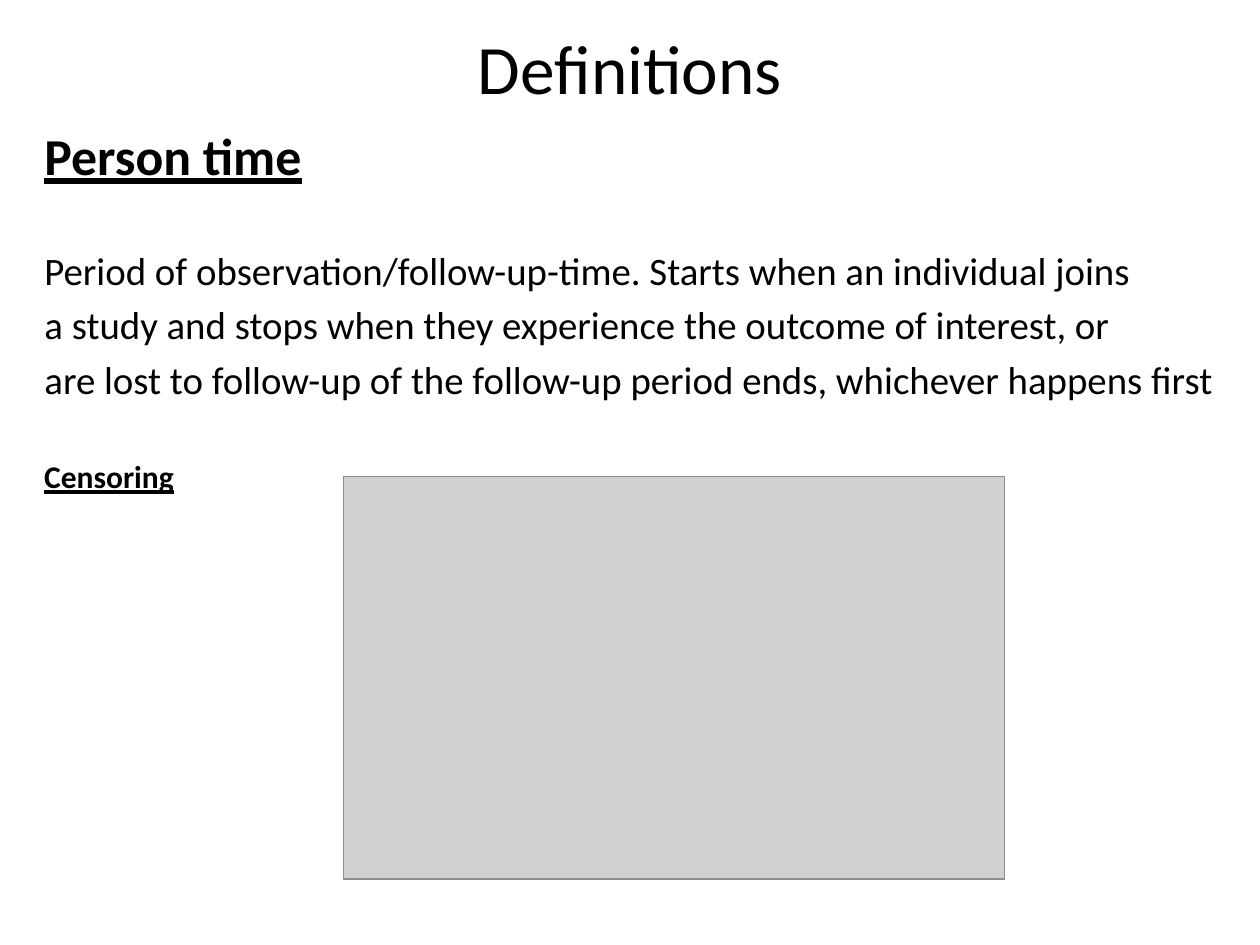
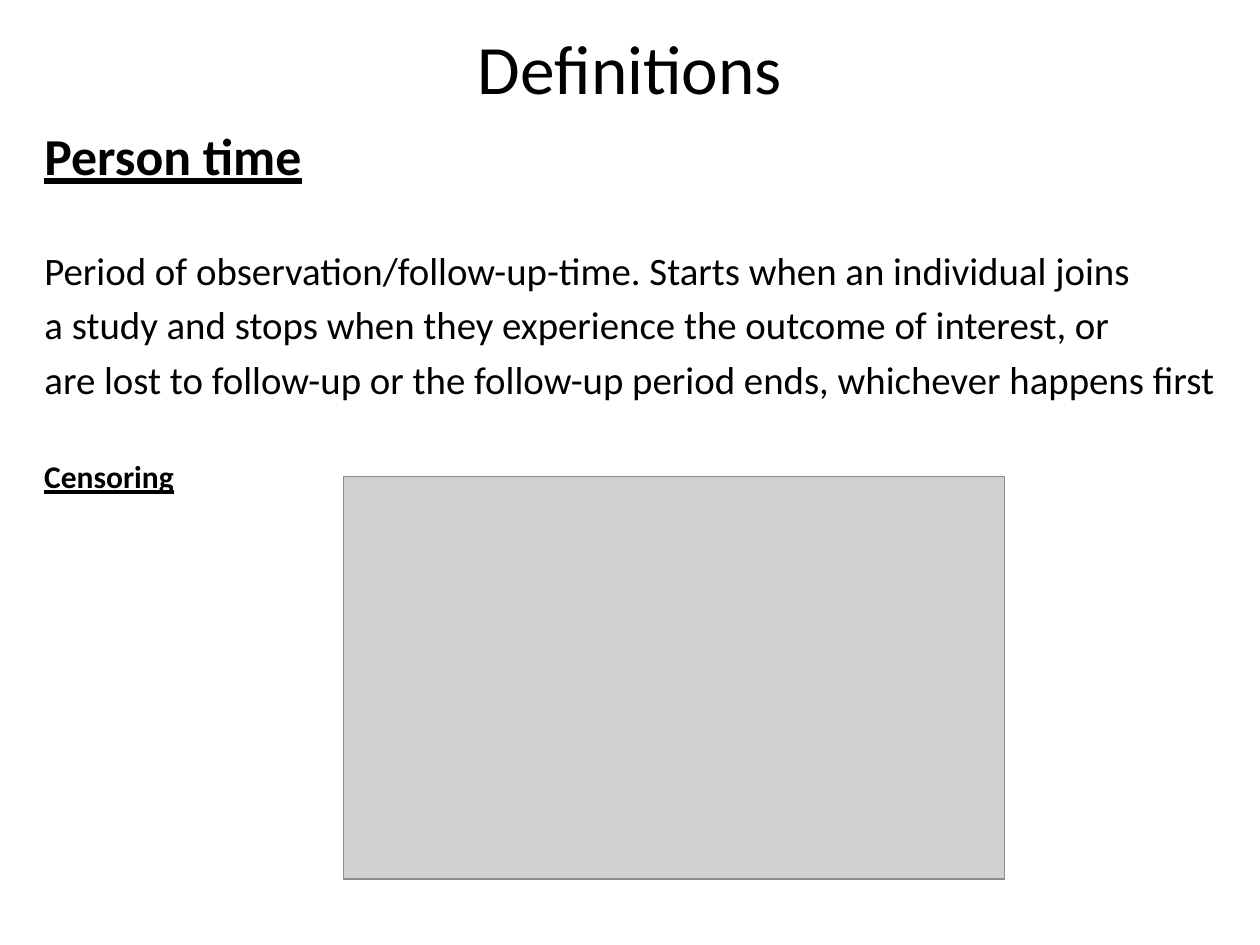
Before and after one commit to gfegan/pwani_tab_stats, a slide deck: slide 8 of pwani_stats/week1/day4/presentation/day4.Lesson1.Risk_Rates_Person-time.pptx. Drawn at 1260x945 pixels with LibreOffice and Linux fonts; fonts in the diff are those of the drawing; grey boxes stand for pictures. Boxes give left, top, right and bottom in pixels: in the first picture for what was removed or moved away, otherwise in the second. Text is boxed around its words. In the diff, an @@ line names an element or a change of style, - is before the commit and + after.

```diff
--- a/pwani_stats/week1/day4/presentation/day4.Lesson1.Risk_Rates_Person-time.pptx
+++ b/pwani_stats/week1/day4/presentation/day4.Lesson1.Risk_Rates_Person-time.pptx
@@ text at bbox=[44, 367, 1214, 401]: text changed @@
-are lost to follow-up of the follow-up period ends, whichever happens first
+are lost to follow-up or the follow-up period ends, whichever happens first
```
Also in this commit, not shown: 1 other slide changed, 2 other files.
